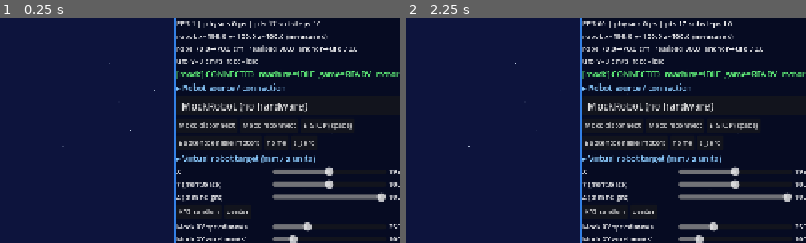
Above: before the commit, frames 1-2 (left to right).
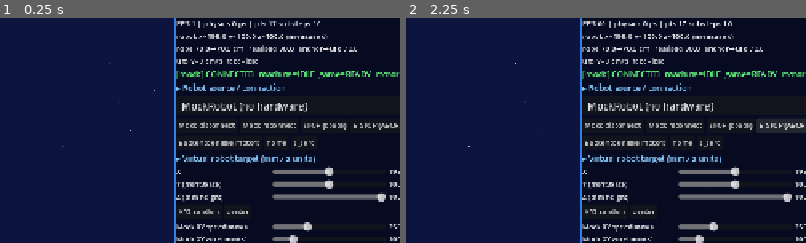
Above: after the commit, the same moments.

Repository: fooping-tech/CoreXY_UFO_Game
Game: Godot game, scene res://scenes/main.tscn
Same seed, same stepped clock (60 frames per second), same inputs: the game is played once before the commit and once after it.
Inputs (mouse positions are % of the whole screen's width and height, from its top left):
- Up to frame 1 (0.25 s): no input
- Up to frame 2 (2.25 s): click (91, 24) at 0.5 s, where only the run before the commit has a clickable "E-STOP (space)"; click (91, 24) at 1.25 s, where only the run after the commit has a clickable "STOP (space)"; click (97, 24) at 2 s, where only the run after the commit has a clickable "E-STOP (ABORT)"
The pictures show only the part of the screen within x 50-100%, y 0-50%; the shares and areas given below are measured in that part.

The runs differ from the first frame. In frame 1, 0.4% of the frame differs, in the area x 76-100%, y 46-50%; in frame 2, 0.9%, in the area x 76-100%, y 44-52%.

Commit message:
feat(game): arrow keys jog the real robot, Space soft-stops it
Over WebSocket the arrow keys send `jog` every 50 ms while held (40 mm/s,
same speed on diagonals) and one `jog {0,0}` on release; an unfocused
window counts as released. Space sends `soft_stop`; the debug panel has
STOP (decelerate) and E-STOP (ABORT). Jog acks are not logged. Test for
the key -> velocity mapping (49 Godot tests).

Refs #9

Co-Authored-By: Claude Opus 5.5 <noreply@anthropic.com>

Diff:
--- a/game/scripts/game/main.gd
+++ b/game/scripts/game/main.gd
@@ -36,6 +36,13 @@
 var physics_usec: int = 0
 ## Keyboard jog speed for the mock robot (mm/s)
 var jog_speed_mm := 180.0
+## Keyboard jog speed for the real robot over WebSocket (mm/s; the backend caps it
+## at backend.jog_max_mm_s, the firmware recommends <= 50)
+var jog_speed_real_mm := 40.0
+## The real robot stops by itself ~250 ms after the last jog, so refresh at 20 Hz.
+const JOG_REFRESH_S := 0.05
+var _jog_refresh_left := 0.0
+var _jog_active := false
 var jog_speed_z := 50.0
 
 func _ready() -> void:
@@ -312,8 +319,49 @@
 	if cur == "RESULT":
 		effects.burst("sparkles" if GameState.result_success else "motion_lines")
 
+## Velocity (mm/s, robot X/Y) for the arrow keys: diagonals keep the same speed.
+static func jog_velocity(dir: Vector2, speed: float) -> Vector2:
+	return Vector2.ZERO if dir == Vector2.ZERO else dir.normalized() * speed
+
+func _arrow_dir() -> Vector2:
+	var d := Vector2.ZERO
+	if not get_window().has_focus():
+		return d  # keys of an unfocused window must not keep the robot moving
+	if Input.is_key_pressed(KEY_RIGHT):
+		d.x += 1
+	if Input.is_key_pressed(KEY_LEFT):
+		d.x -= 1
+	if Input.is_key_pressed(KEY_UP):
+		d.y += 1
+	if Input.is_key_pressed(KEY_DOWN):
+		d.y -= 1
+	return d
+
+## Real robot: dead-man jog. While an arrow key is held send `jog` every 50 ms;
+## on release send one `jog {0,0}` (stops at once). Never retried: if messages
+## stop, the firmware stops by itself.
+func _handle_real_jog(dt: float) -> void:
+	var v := jog_velocity(_arrow_dir(), jog_speed_real_mm)
+	if not ws.enabled or not ws.is_open():
+		_jog_active = false
+		return
+	if v == Vector2.ZERO:
+		if _jog_active:
+			ws.send_command("jog", {"vx": 0.0, "vy": 0.0})
+			_jog_active = false
+		_jog_refresh_left = 0.0
+		return
+	_jog_refresh_left -= dt
+	if _jog_refresh_left <= 0.0:
+		_jog_refresh_left = JOG_REFRESH_S
+		ws.send_command("jog", {"vx": v.x, "vy": v.y})
+		_jog_active = true
+
 func _handle_keys(dt: float) -> void:
-	if RobotState.source != "mock" or not mock.enabled:
+	if RobotState.source == "websocket":
+		_handle_real_jog(dt)
+		return
+	if not mock.enabled:
 		return
 	var d := Vector3.ZERO
 	if Input.is_key_pressed(KEY_RIGHT):
@@ -344,6 +392,10 @@
 			KEY_SPACE:
 				if mock.enabled:
 					mock.emergency_stop()
+				if ws.enabled and ws.is_open():
+					# decelerating stop, no alarm (the debug panel's E-STOP sends ABORT)
+					_jog_active = false
+					ws.send_command("soft_stop")
 			KEY_F1, KEY_TAB:
 				debug_ui.visible = not debug_ui.visible
 				_layout()
--- a/game/scripts/network/websocket_client.gd
+++ b/game/scripts/network/websocket_client.gd
@@ -131,7 +131,9 @@
 				rtt_ms = Time.get_ticks_msec() - _pending[rid].sent_ms
 				_pending.erase(rid)
 			ack.emit(rid, t == "ack", data)
-			log_line.emit("%s %s %s" % [t, rid, JSON.stringify(data)])
+			# jog is refreshed ~20 Hz while a key is held: only log its refusals
+			if t == "nack" or str(data.get("command", "")) != "jog":
+				log_line.emit("%s %s %s" % [t, rid, JSON.stringify(data)])
 		"error":
 			RobotState.report_error(str(data.get("message", "error")))
 			log_line.emit("ERROR " + str(data.get("message", "")))
--- a/game/scripts/ui/debug_ui.gd
+++ b/game/scripts/ui/debug_ui.gd
@@ -69,7 +69,8 @@
 	_vbox.add_child(hb)
 	_button(hb, "Mock disconnect", func(): main.mock.set_connected(false))
 	_button(hb, "Mock reconnect", func(): main.mock.set_connected(true))
-	_button(hb, "E-STOP (space)", func(): main.mock.emergency_stop(); if main.ws.enabled: main.ws.send_command("stop"))
+	_button(hb, "STOP (space)", func(): main.mock.emergency_stop(); if main.ws.enabled: main.ws.send_command("soft_stop"))
+	_button(hb, "E-STOP (ABORT)", func(): main.mock.emergency_stop(); if main.ws.enabled: main.ws.send_command("stop"))
 	var hb2 := HBoxContainer.new()
 	_vbox.add_child(hb2)
 	_button(hb2, "Backend: enable motors", func(): main.ws.send_command("enable_motors", {"enable": true}))
--- a/game/tests/run_tests.gd
+++ b/game/tests/run_tests.gd
@@ -25,6 +25,7 @@
 	_test_playback_smoothing(rs)
 	_test_playback_30hz_acceleration(rs)
 	_test_mock_robot_settles(rs)
+	_test_real_jog_velocity()
 	_test_z_inverse_mapping(rs)
 	_test_projection_consistency()
 	_test_performance()
@@ -240,6 +241,16 @@
 	m.free()
 	rs.clear_samples()
 
+## Arrow keys -> jog velocity for the real robot: same speed on diagonals, zero when released.
+func _test_real_jog_velocity() -> void:
+	var main_script: GDScript = load("res://scripts/game/main.gd")
+	var right: Vector2 = main_script.jog_velocity(Vector2(1, 0), 40.0)
+	var diag: Vector2 = main_script.jog_velocity(Vector2(1, 1), 40.0)
+	var none: Vector2 = main_script.jog_velocity(Vector2.ZERO, 40.0)
+	_ok(right.is_equal_approx(Vector2(40, 0)), "jog: arrow key -> 40 mm/s along the axis", str(right))
+	_ok(absf(diag.length() - 40.0) < 1e-4 and diag.x > 0 and diag.y > 0, "jog: diagonal keeps the speed", str(diag))
+	_ok(none == Vector2.ZERO, "jog: released -> zero", str(none))
+
 func _test_z_inverse_mapping(rs: Node) -> void:
 	var r: Dictionary = GameConfig.robot()
 	var top_len: float = rs.rope_length_for_z(r.z_max_mm if r.z_up_is_positive else r.z_min_mm)
